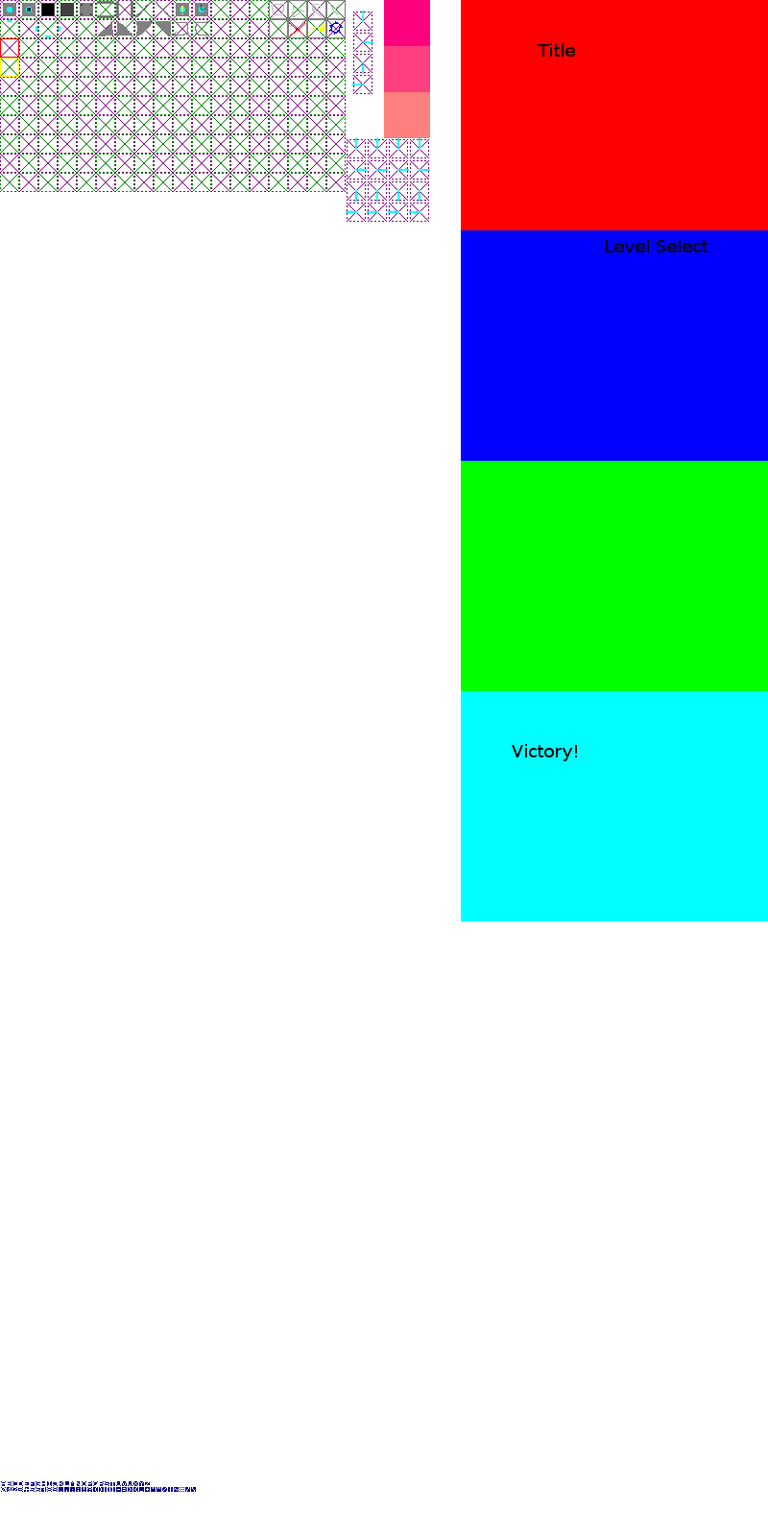
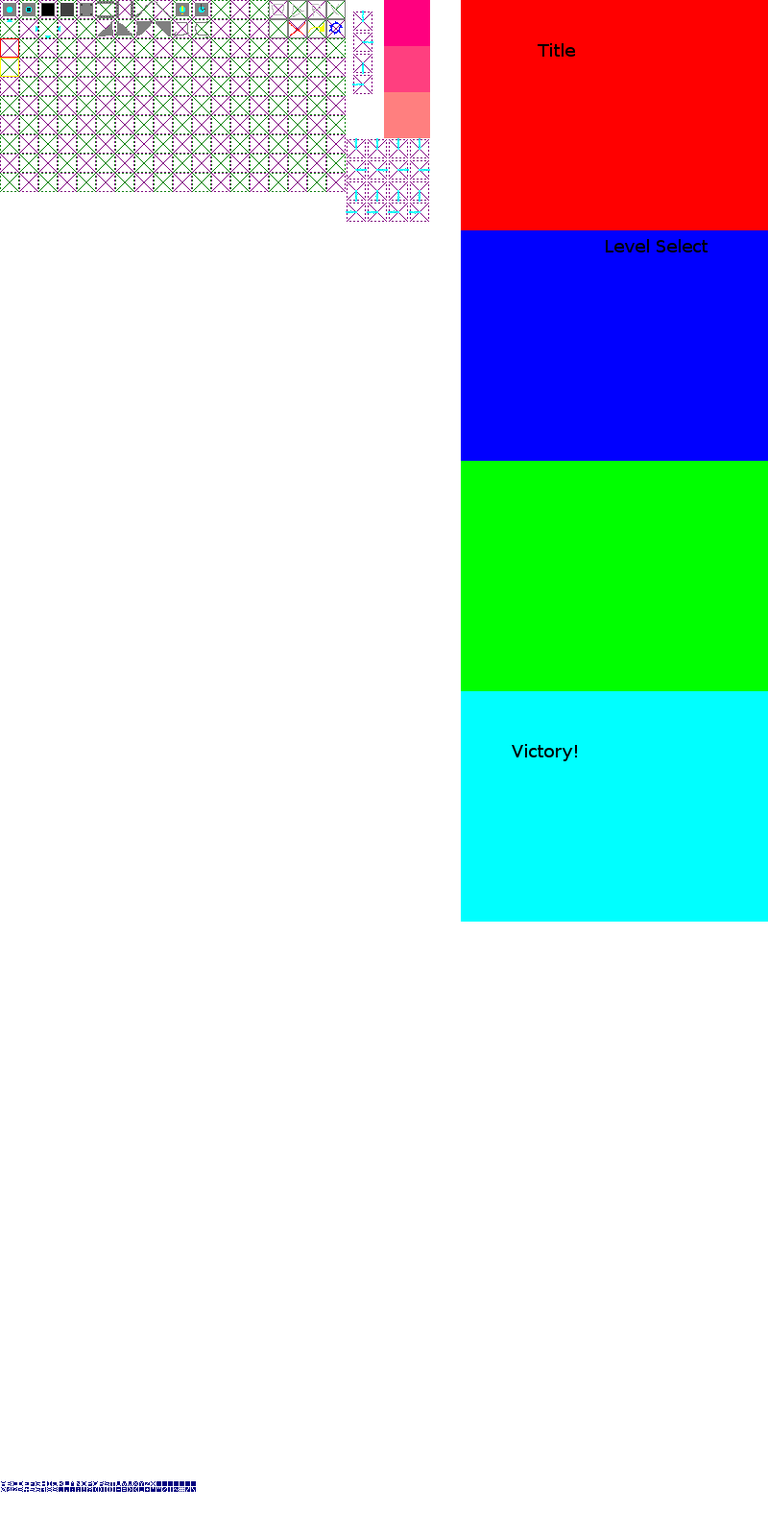
The second 768x1536 image is a revision of the first. Changes to its layers:
painted on "helpers" over [150, 1481, 196, 1486]
